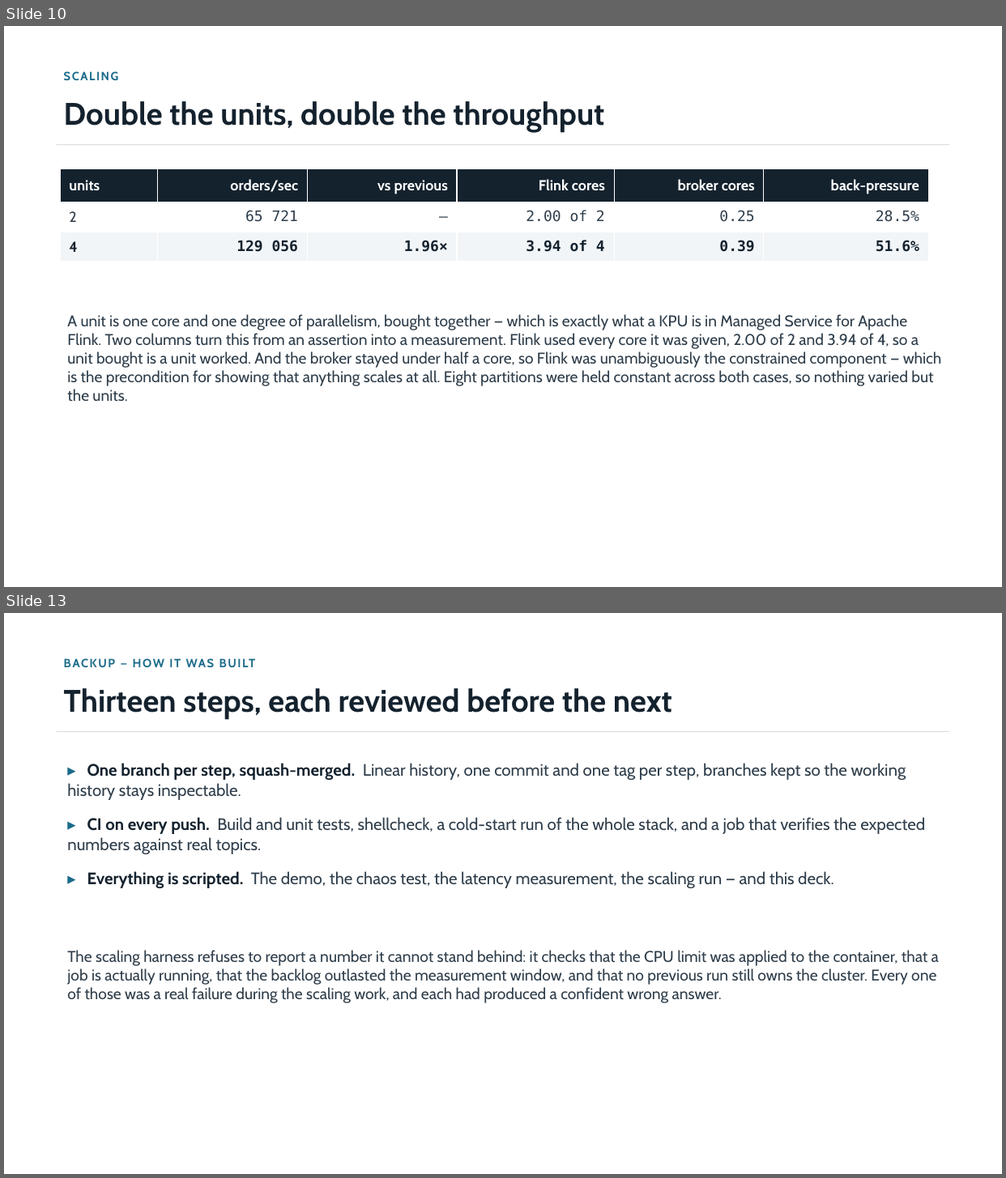
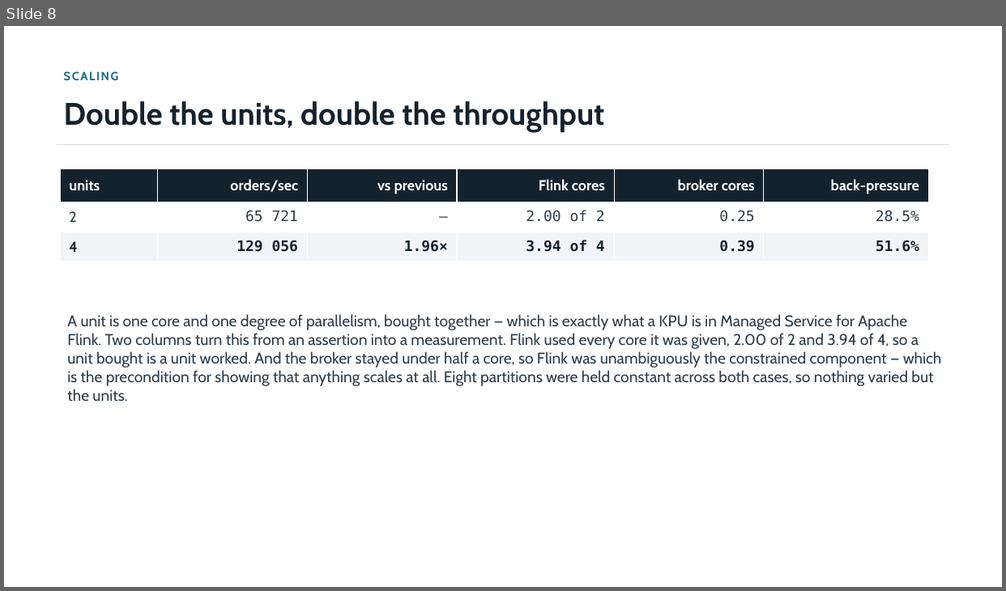
Before and after one commit to jimzucker/flink-training, a slide deck: docs/deck/final-demo-handout.pptx. Shown one above the other, each under a label of ours: slides 10 and 13 before the commit, slide 8 after it; the slides between them are not shown. The pictures are 1006x1178 and 1006x591 pixels, drawn with LibreOffice and Linux fonts; fonts in the diff are those of the drawing. Boxes give left, top, right and bottom in pixels: in the first picture for what was removed or moved away, otherwise in the second. Text is boxed around its words. In the diff, an @@ line names an element or a change of style, - is before the commit and + after.

```diff
--- a/docs/deck/final-demo-handout.pptx
+++ b/docs/deck/final-demo-handout.pptx
@@ slide 13 removed at box(4, 613, 1002, 1174), background #FFFFFF @@
@@ text removed at box(57, 652, 955, 675) @@
-BACKUP — HOW IT WAS BUILT
@@ text removed at box(64, 688, 672, 719) @@
-Thirteen steps, each reviewed before the next
@@ rectangle removed at box(57, 731, 949, 732) @@
@@ text removed at box(67, 763, 925, 888) @@
-▸ One branch per step, squash-merged. Linear history, one commit and one tag per step, branches kept so the working history stays inspectable.
-▸ CI on every push. Build and unit tests, shellcheck, a cold-start run of the whole stack, and a job that verifies the expected numbers against real topics.
-▸ Everything is scripted. The demo, the chaos test, the latency measurement, the scaling run — and this deck.
@@ text removed at box(67, 950, 939, 1003) @@
-The scaling harness refuses to report a number it cannot stand behind: it checks that the CPU limit was applied to the container, that a job is actually running, that the backlog outlasted the measurement window, and that no previous run still owns the cluster. Every one of those was a real failure during the scaling work, and each had produced a confident wrong answer.
@@ what was slide 10 is now slide 8 @@
```
Also in this commit, not shown: 1 slide changed, 4 other slides removed, 7 other files.
